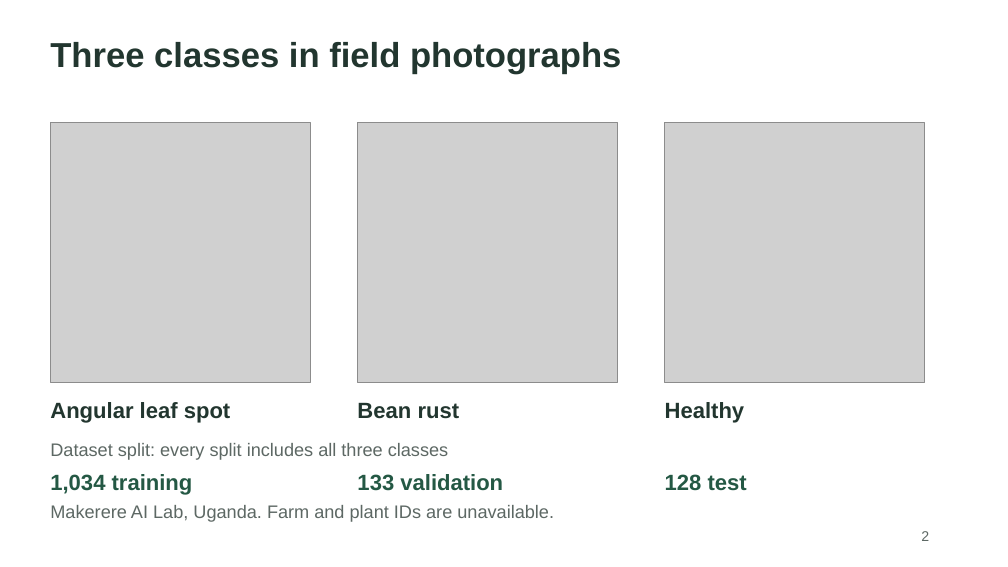
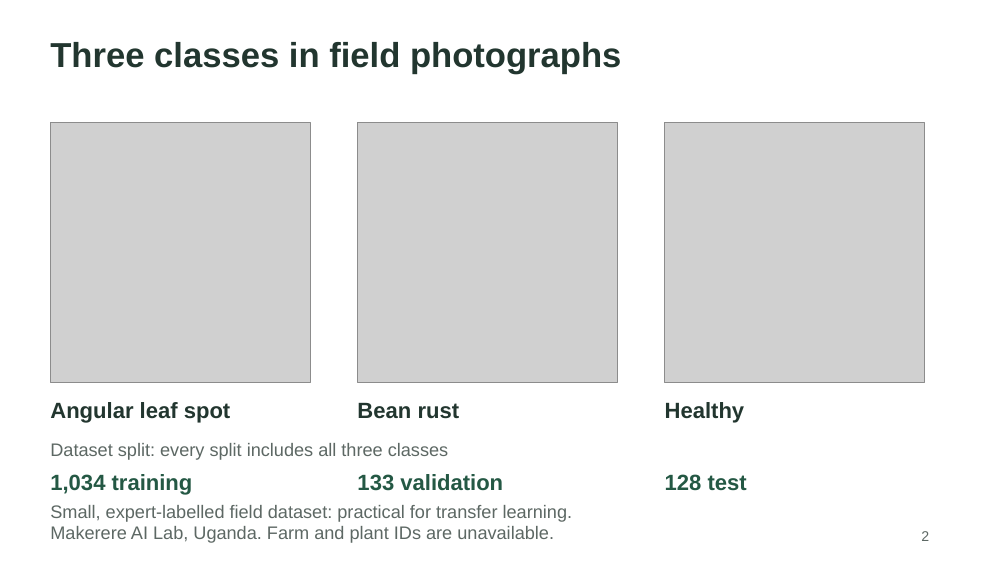
Before and after one commit to A1Prep/beans-vit-study-2026, a slide deck: slide 2 of report/presentation/bean_leaf_presentation.pptx. Drawn at 1008x567 pixels with LibreOffice and Linux fonts; fonts in the diff are those of the drawing; grey boxes stand for pictures. Boxes give left, top, right and bottom in pixels: in the first picture for what was removed or moved away, otherwise in the second. Text is boxed around its words. In the diff, an @@ line names an element or a change of style, - is before the commit and + after.

```diff
--- a/report/presentation/bean_leaf_presentation.pptx
+++ b/report/presentation/bean_leaf_presentation.pptx
@@ text at bbox=[50, 505, 572, 522]: paragraph added @@
+Small, expert-labelled field dataset: practical for transfer learning.
```
Also in this commit, not shown: 3 other slides changed, 2 slides added, 15 other files.
